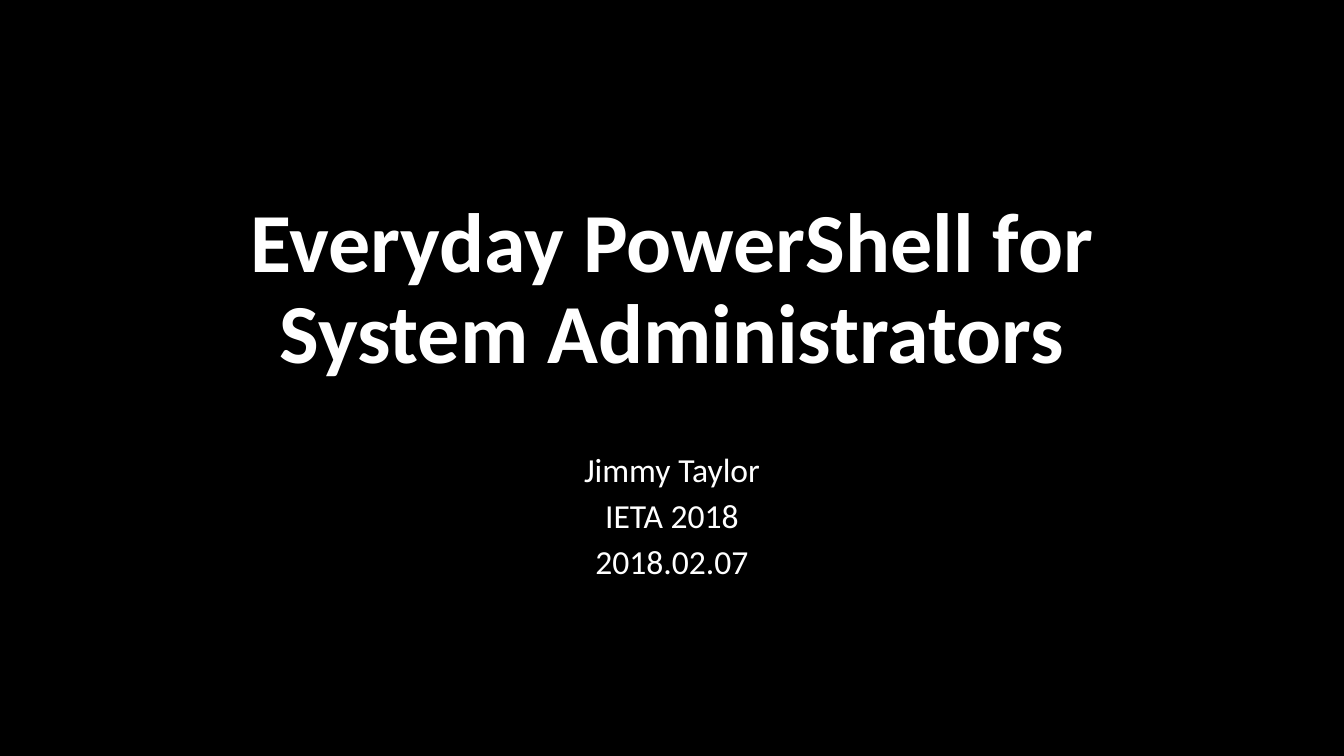
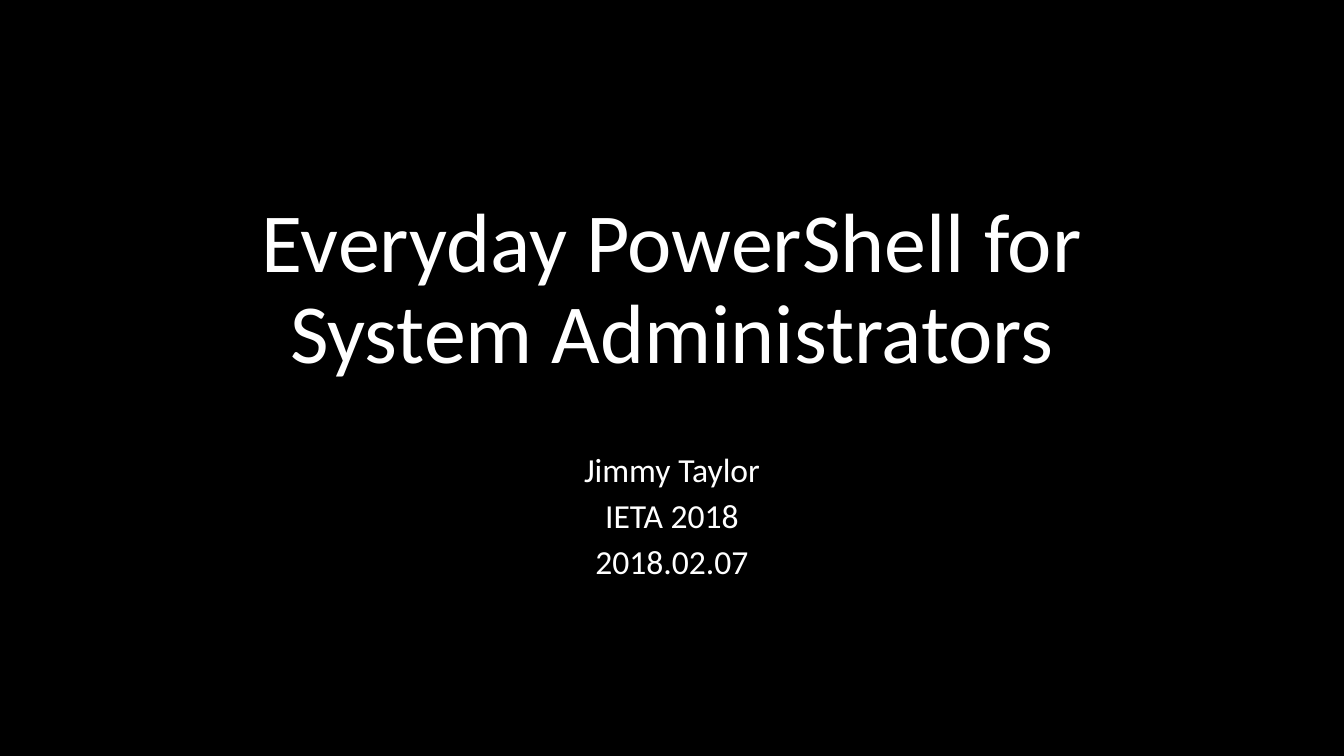
Before and after one commit to consentfactory/IETA2018, a slide deck: slide 1 of ietaPowershell2018.pptx. Drawn at 1344x756 pixels with LibreOffice and Linux fonts; fonts in the diff are those of the drawing. Boxes give left, top, right and bottom in pixels: in the first picture for what was removed or moved away, otherwise in the second. Text is boxed around its words. In the diff, an @@ line names an element or a change of style, - is before the commit and + after.

```diff
--- a/ietaPowershell2018.pptx
+++ b/ietaPowershell2018.pptx
@@ title "Everyday PowerShell for System Administrators" at bbox=[262, 213, 1081, 377]: bold off @@
```
Also in this commit, not shown: 1 other slide changed, 1 other file.
